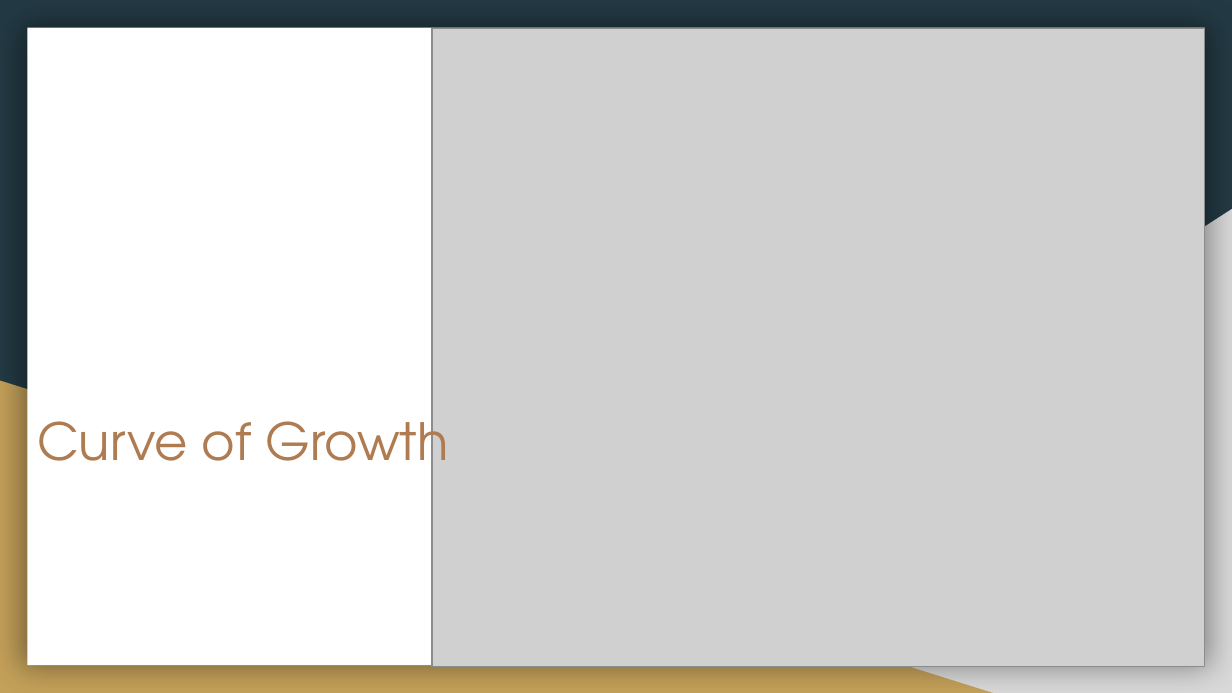
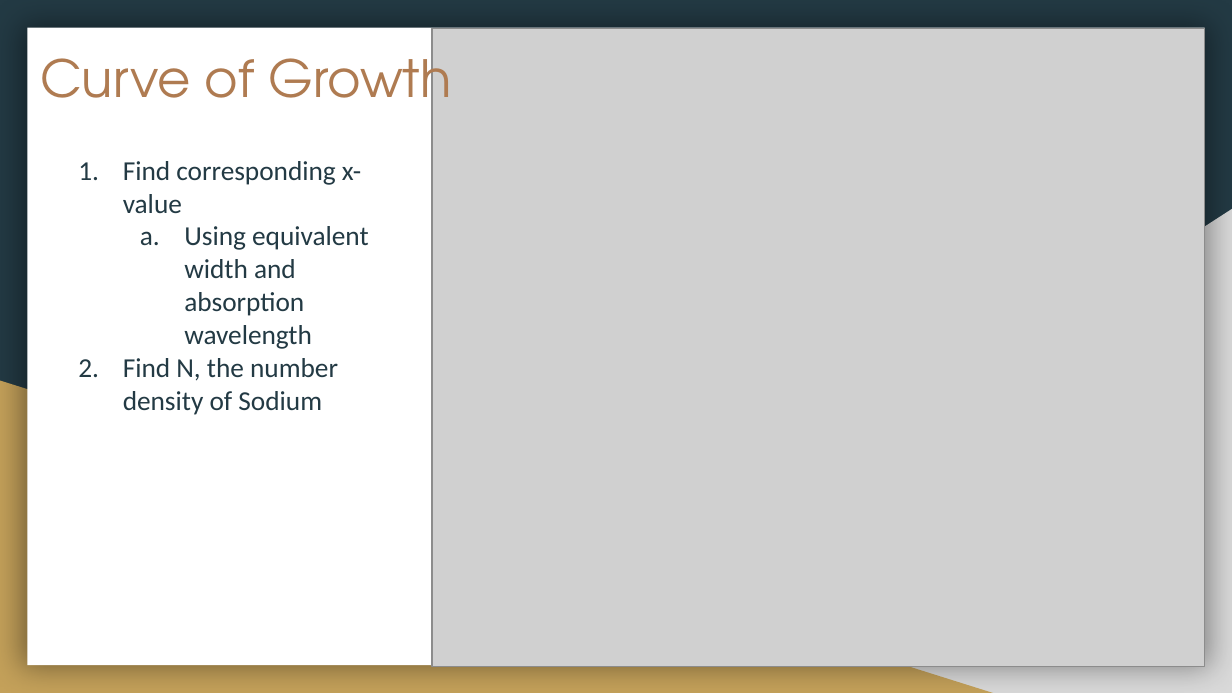
Before and after one commit to sketchemL/Group8-StellarAbundances-ES5205, a slide deck: slide 4 of Project 3 - Measuring Stellar Abundances.pptx. Drawn at 1232x693 pixels with LibreOffice and Linux fonts; fonts in the diff are those of the drawing; grey boxes stand for pictures. Boxes give left, top, right and bottom in pixels: in the first picture for what was removed or moved away, otherwise in the second. Text is boxed around its words. In the diff, an @@ line names an element or a change of style, - is before the commit and + after.

```diff
--- a/Project 3 - Measuring Stellar Abundances.pptx
+++ b/Project 3 - Measuring Stellar Abundances.pptx
@@ title "Curve of Growth": place and size @@
-title "Curve of Growth" at [37, 407, 449, 485]
+title "Curve of Growth" at [40, 43, 452, 121]
@@ text added at [123, 161, 369, 415], 16 pt, text #233A44 @@
+1. Find corresponding x-value
+  a. Using equivalent width and absorption wavelength
+2. Find N, the number density of Sodium
```
Also in this commit, not shown: 2 other slides changed, 3 slides added, 3 slides removed.
